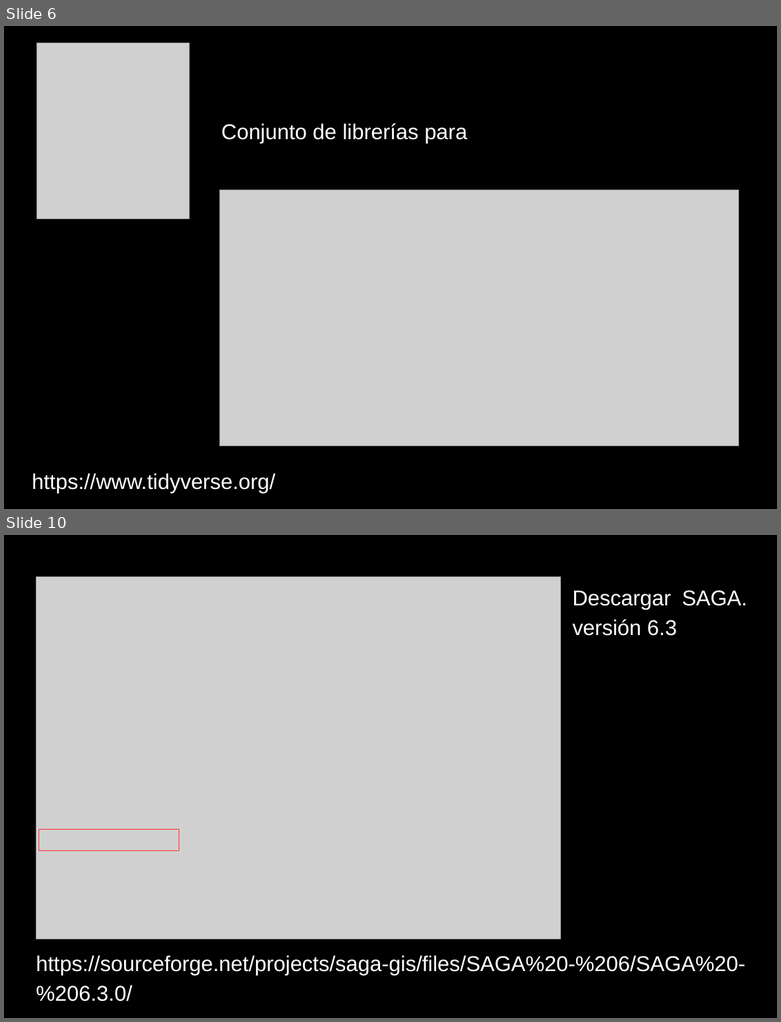
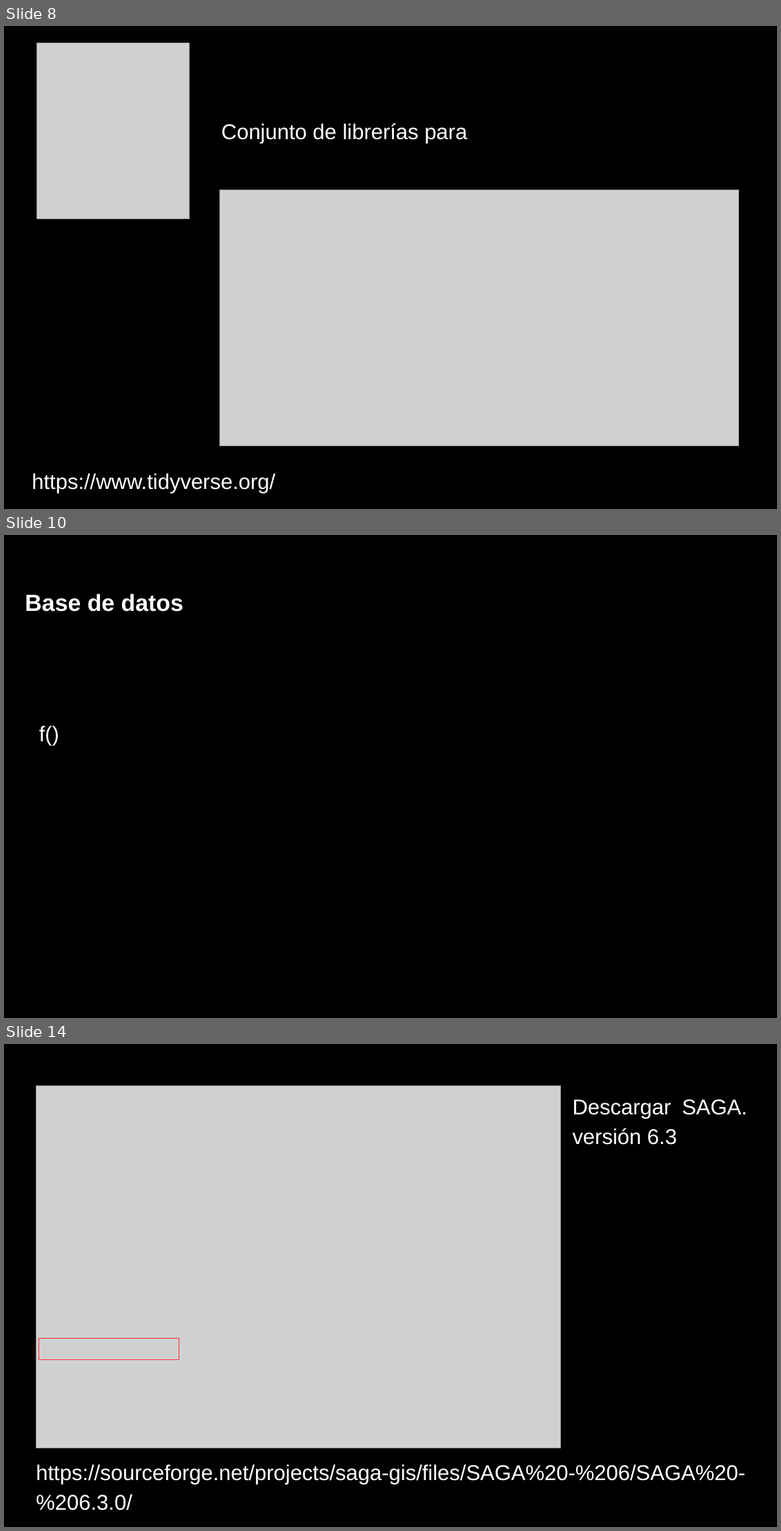
Before and after one commit to lebalcazar/R_IITCA, a slide deck: Presentacion/presentacion_01.odp. Shown one above the other, each under a label of ours: slides 6 and 10 before the commit, slides 8, 10 and 14 after it; the slides between them are not shown. The pictures are 781x1022 and 781x1531 pixels, drawn with LibreOffice and Linux fonts; fonts in the diff are those of the drawing; grey boxes stand for pictures. Boxes give left, top, right and bottom in pixels: in the first picture for what was removed or moved away, otherwise in the second. Text is boxed around its words. In the diff, an @@ line names an element or a change of style, - is before the commit and + after.

```diff
--- a/Presentacion/presentacion_01.odp
+++ b/Presentacion/presentacion_01.odp
@@ slide 10 added at <box>4,535,777,1018</box>, background #000000 @@
@@ title added at <box>25,594,183,612</box>, 24 pt, text #FFFFFF, bold @@
+Base de datos
@@ title added at <box>39,725,59,745</box>, 22 pt, text #FFFFFF @@
+f()
@@ what was slide 6 is now slide 8 @@
@@ what was slide 10 is now slide 14 @@
```
Also in this commit, not shown: 2 slides changed, 5 other slides added, 3 slides removed, 1 other file.
